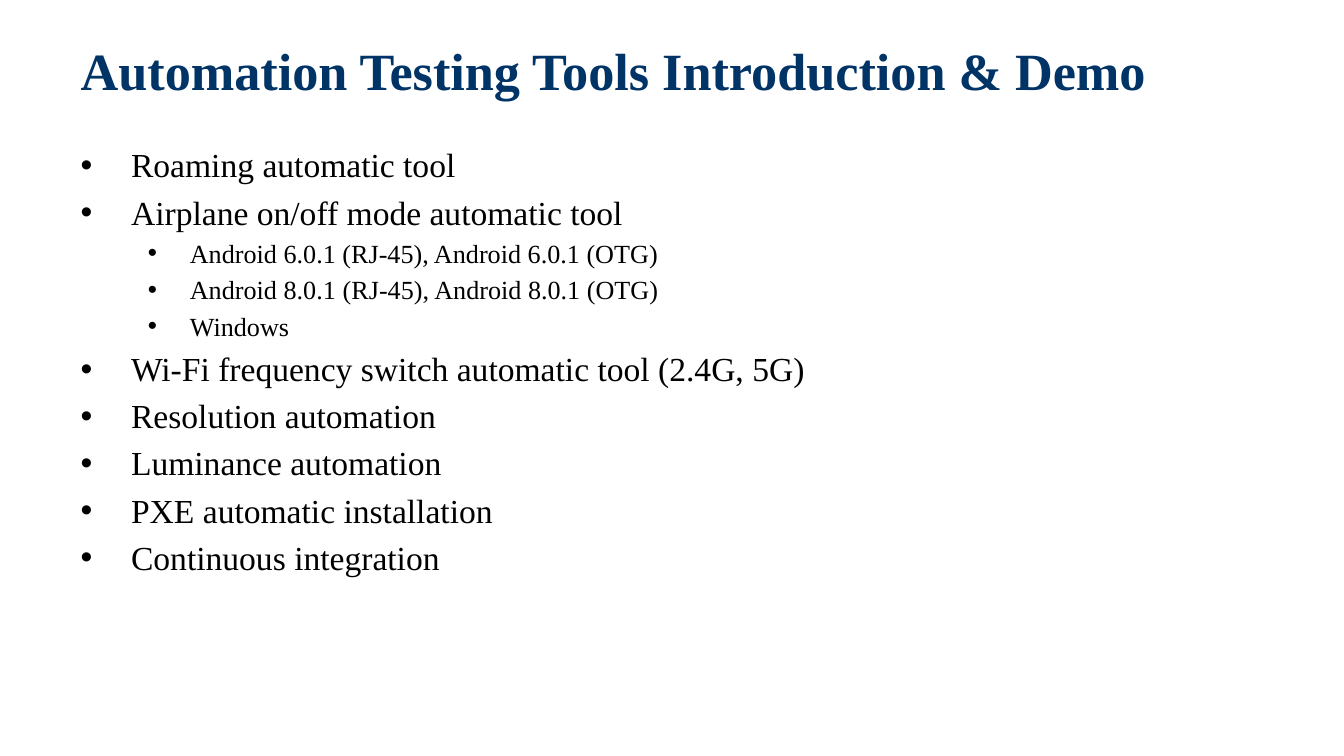
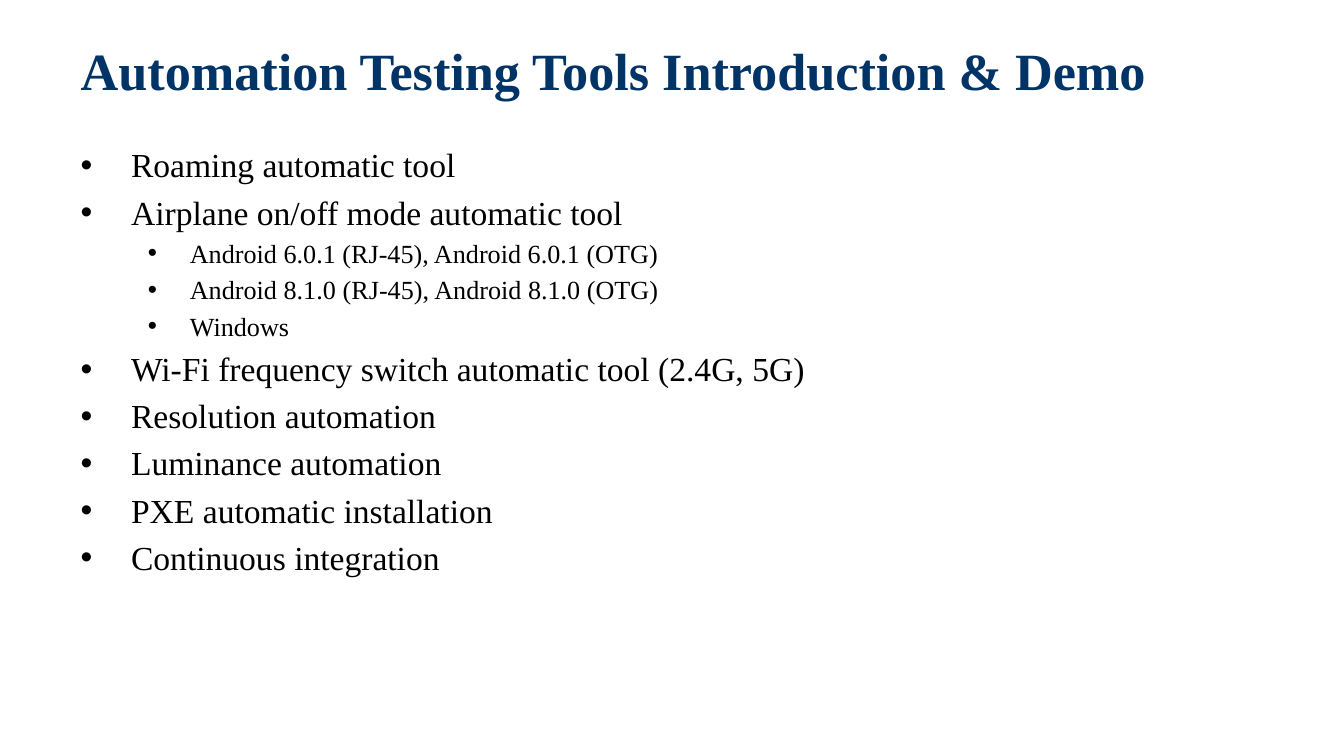
Before and after one commit to jackiejay888/automation, a slide deck: slide 8 of kpi/Test Automation_Demo.pptx. Drawn at 1344x756 pixels with LibreOffice and Linux fonts; fonts in the diff are those of the drawing; background and template pictures are left out. Boxes give left, top, right and bottom in pixels: in the first picture for what was removed or moved away, otherwise in the second. Text is boxed around its words. In the diff, an @@ line names an element or a change of style, - is before the commit and + after.

```diff
--- a/kpi/Test Automation_Demo.pptx
+++ b/kpi/Test Automation_Demo.pptx
@@ text at bbox=[190, 281, 658, 305]: text changed @@
-  • Android 8.0.1 (RJ-45), Android 8.0.1 (OTG)
+  • Android 8.1.0 (RJ-45), Android 8.1.0 (OTG)
```
Also in this commit, not shown: 2 other files.
